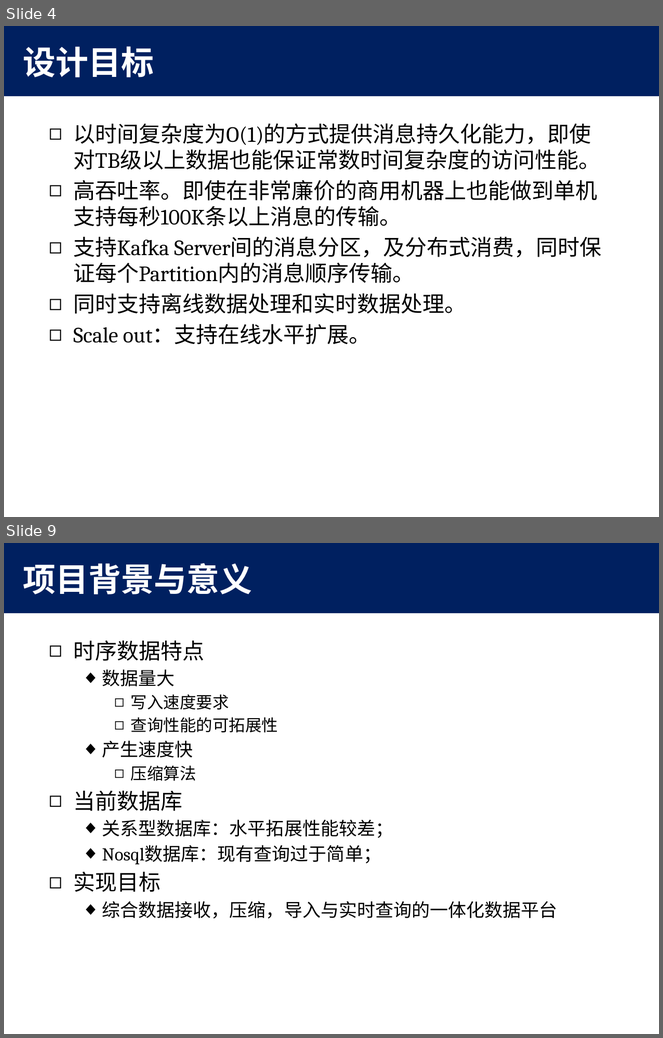
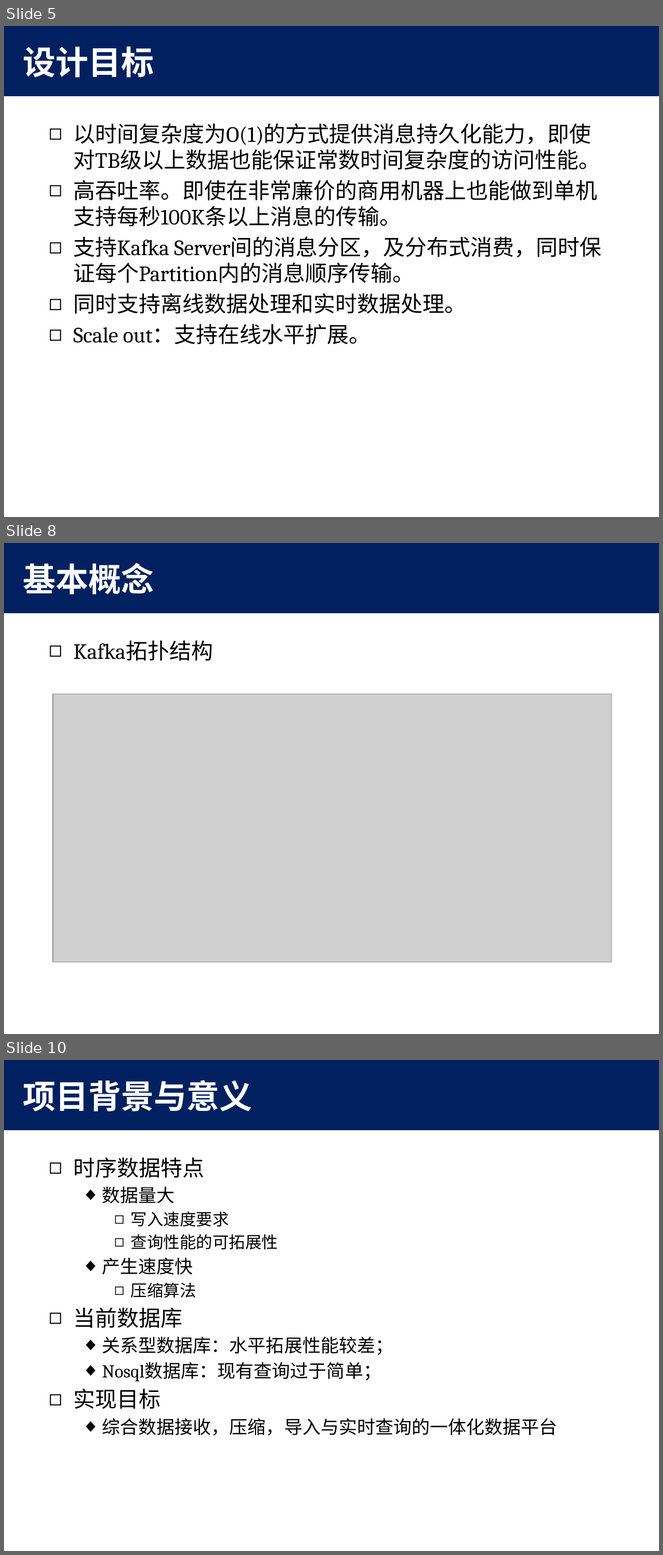
Before and after one commit to MyXOF/kafka, a slide deck: doc/kafka.pptx. Shown one above the other, each under a label of ours: slides 4 and 9 before the commit, slides 5, 8 and 10 after it; the slides between them are not shown. The pictures are 663x1038 and 663x1555 pixels, drawn with LibreOffice and Linux fonts; fonts in the diff are those of the drawing; grey boxes stand for pictures; background and template pictures are left out. Boxes give left, top, right and bottom in pixels: in the first picture for what was removed or moved away, otherwise in the second. Text is boxed around its words. In the diff, an @@ line names an element or a change of style, - is before the commit and + after.

```diff
--- a/doc/kafka.pptx
+++ b/doc/kafka.pptx
@@ slide 8 added at <box>4,543,659,1034</box>, background #FFFFFF; not listed: 1 template element that a slide beside it also shows @@
@@ title added at <box>23,563,154,594</box>, 36 pt, text #FFFFFF, bold @@
+基本概念
@@ text added at <box>73,640,213,661</box>, 24 pt, text #000000 @@
+◻ Kafka拓扑结构
@@ picture added at <box>53,694,612,963</box> @@
@@ what was slide 4 is now slide 5 @@
@@ what was slide 9 is now slide 10 @@
```
Also in this commit, not shown: 4 slides changed, 1 other slide added, 1 slide removed.
